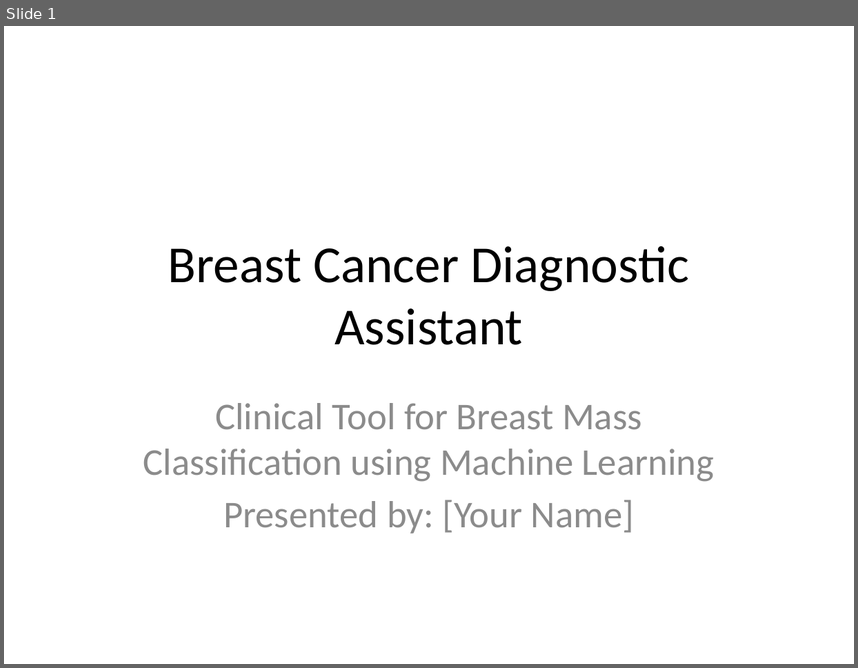
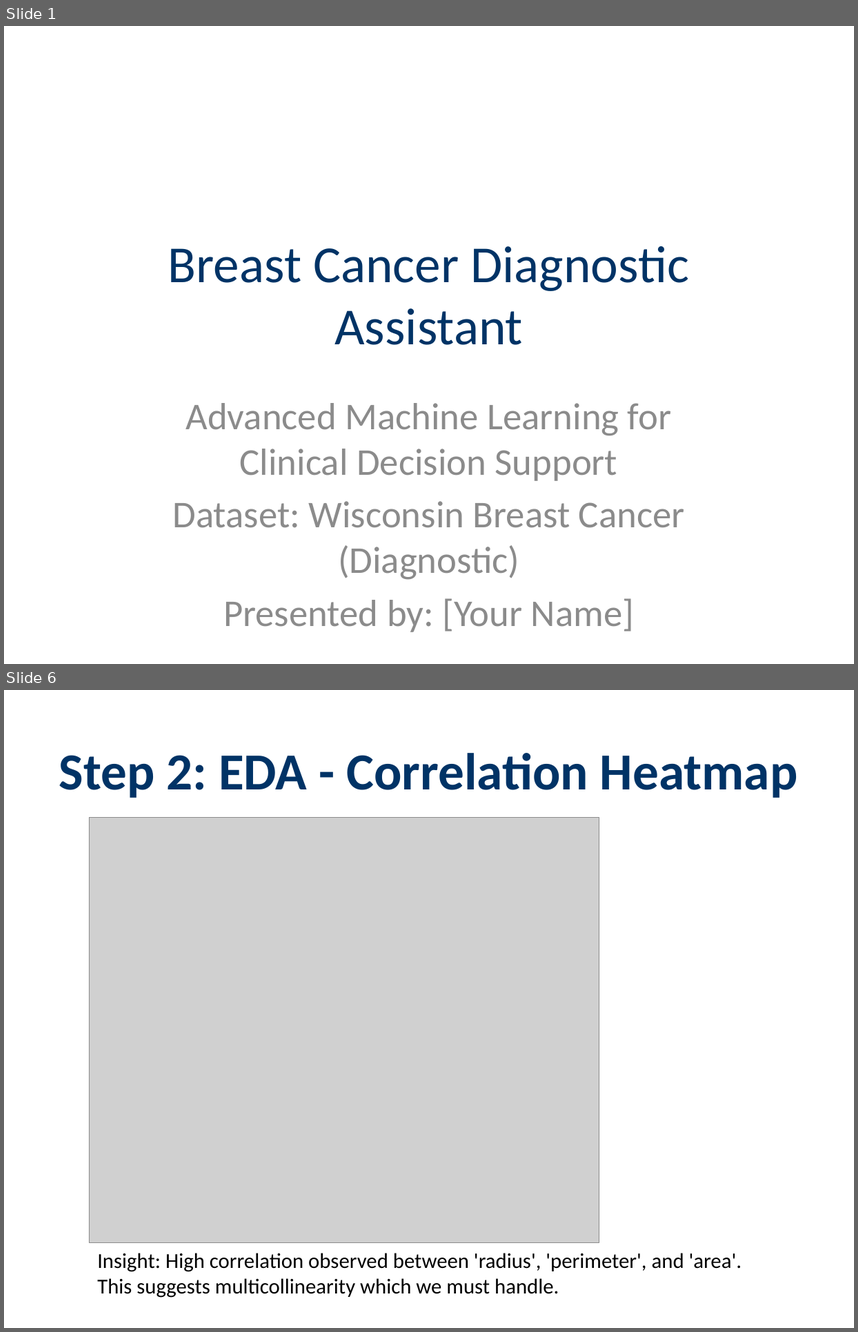
Before and after one commit to azharhussaincs/Breast-Cancer, a slide deck: presentation.pptx. Shown one above the other, each under a label of ours: slide 1 before the commit, slides 1 and 6 after it; the slides between them are not shown. The pictures are 858x668 and 858x1332 pixels, drawn with LibreOffice and Linux fonts; fonts in the diff are those of the drawing; grey boxes stand for pictures. Boxes give left, top, right and bottom in pixels: in the first picture for what was removed or moved away, otherwise in the second. Text is boxed around its words. In the diff, an @@ line names an element or a change of style, - is before the commit and + after.

```diff
--- a/presentation.pptx
+++ b/presentation.pptx
@@ slide 6 added at (x1=4, y1=690, x2=854, y2=1328), background #FFFFFF @@
@@ title added at (x1=59, y1=753, x2=798, y2=798), 44 pt, text #003366, bold @@
+Step 2: EDA - Correlation Heatmap
@@ picture added at (x1=89, y1=818, x2=599, y2=1243) @@
@@ text added at (x1=97, y1=1252, x2=742, y2=1297), 18 pt, text #000000 @@
+Insight: High correlation observed between 'radius', 'perimeter', and 'area'. This suggests multicollinearity which we must handle.
@@ slide 1 changed as well @@
@@ title "Breast Cancer Diagnostic Assistant" at (x1=168, y1=246, x2=688, y2=345): text colour #000000 to #003366 @@
@@ subtitle at (x1=173, y1=403, x2=685, y2=579): text changed @@
-Clinical Tool for Breast Mass Classification using Machine Learning
+Advanced Machine Learning for Clinical Decision Support
+Dataset: Wisconsin Breast Cancer (Diagnostic)
```
Also in this commit, not shown: 7 other slides changed, 5 other slides added, 2 slides removed, 1 other file.
